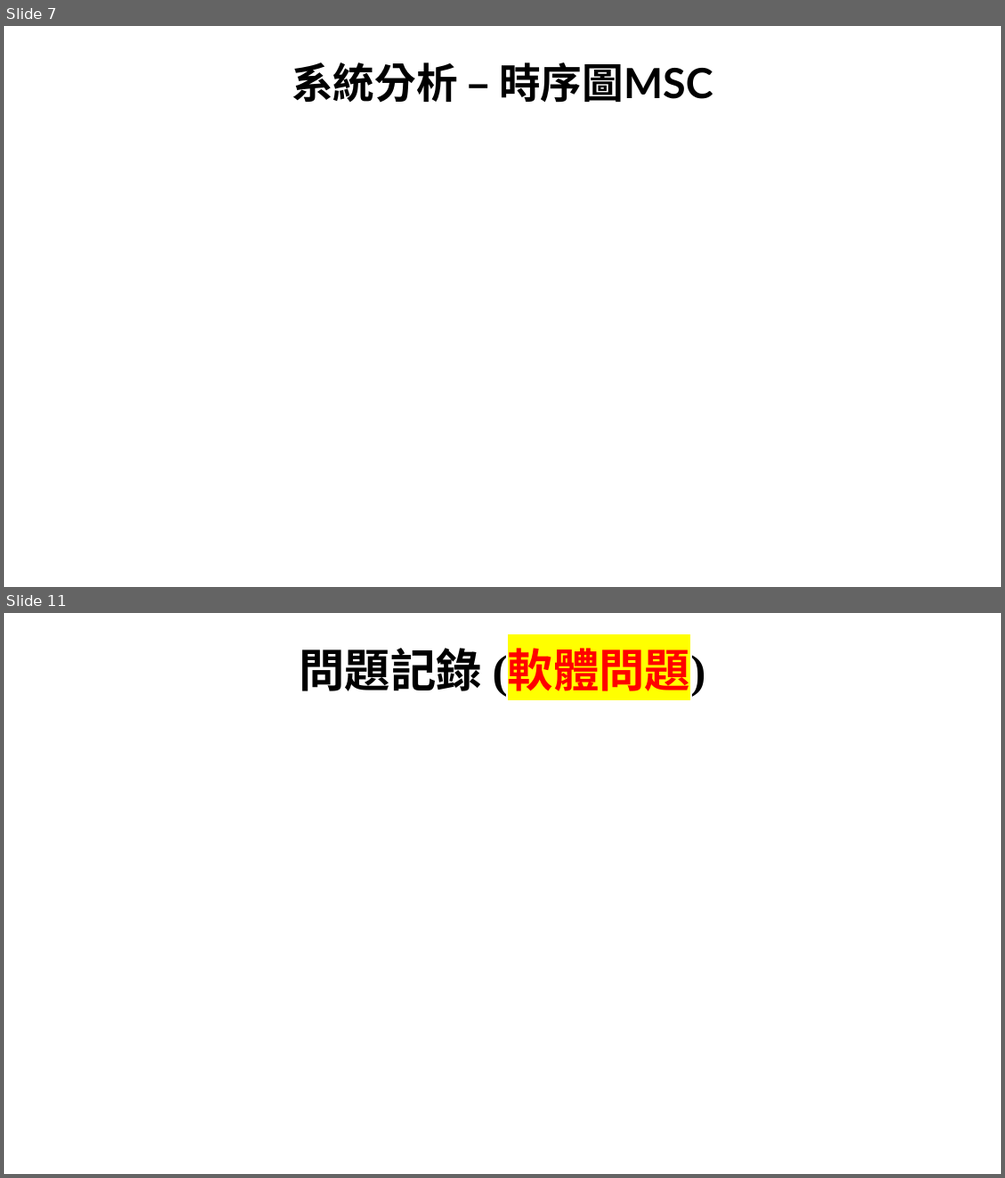
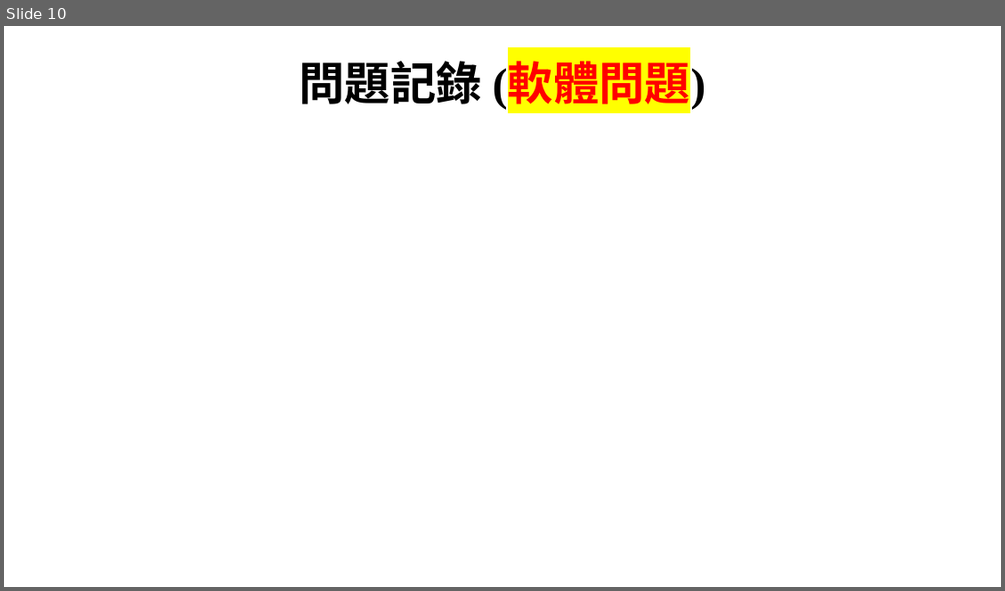
Before and after one commit to xup6tp6u4/Image-processing, a slide deck: 馬路分割_F112112136_林宸毅.pptx. Shown one above the other, each under a label of ours: slides 7 and 11 before the commit, slide 10 after it; the slides between them are not shown. The pictures are 1005x1178 and 1005x591 pixels, drawn with LibreOffice and Linux fonts; fonts in the diff are those of the drawing; background and template pictures are left out. Boxes give left, top, right and bottom in pixels: in the first picture for what was removed or moved away, otherwise in the second. Text is boxed around its words. In the diff, an @@ line names an element or a change of style, - is before the commit and + after.

```diff
--- a/馬路分割_F112112136_林宸毅.pptx
+++ b/馬路分割_F112112136_林宸毅.pptx
@@ slide 7 removed at [4, 26, 1001, 587], background picture (left out) @@
@@ title removed at [291, 62, 712, 103] @@
-系統分析 – 時序圖MSC
@@ what was slide 11 is now slide 10 @@
```
Also in this commit, not shown: 4 slides changed.
